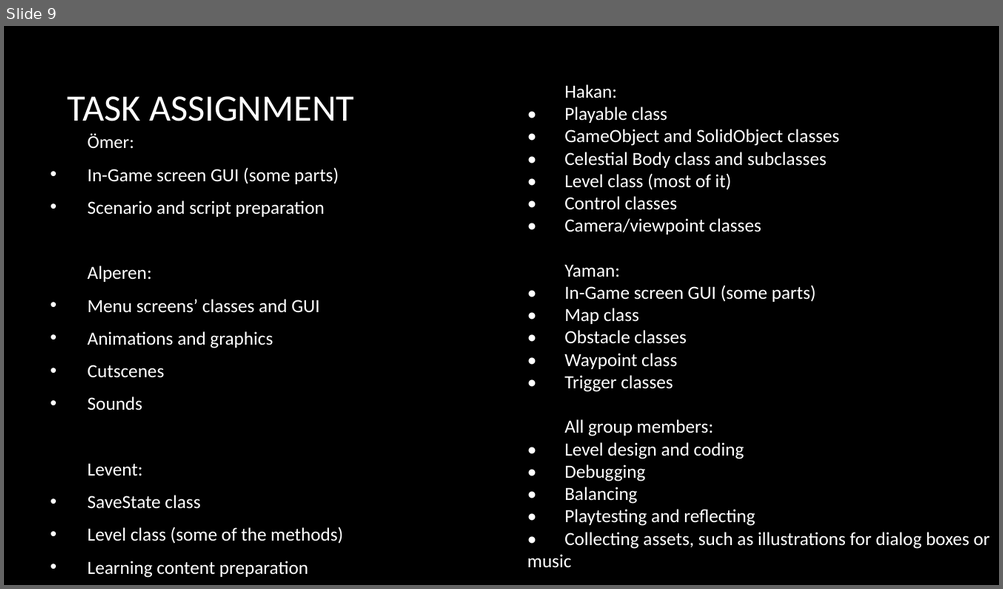
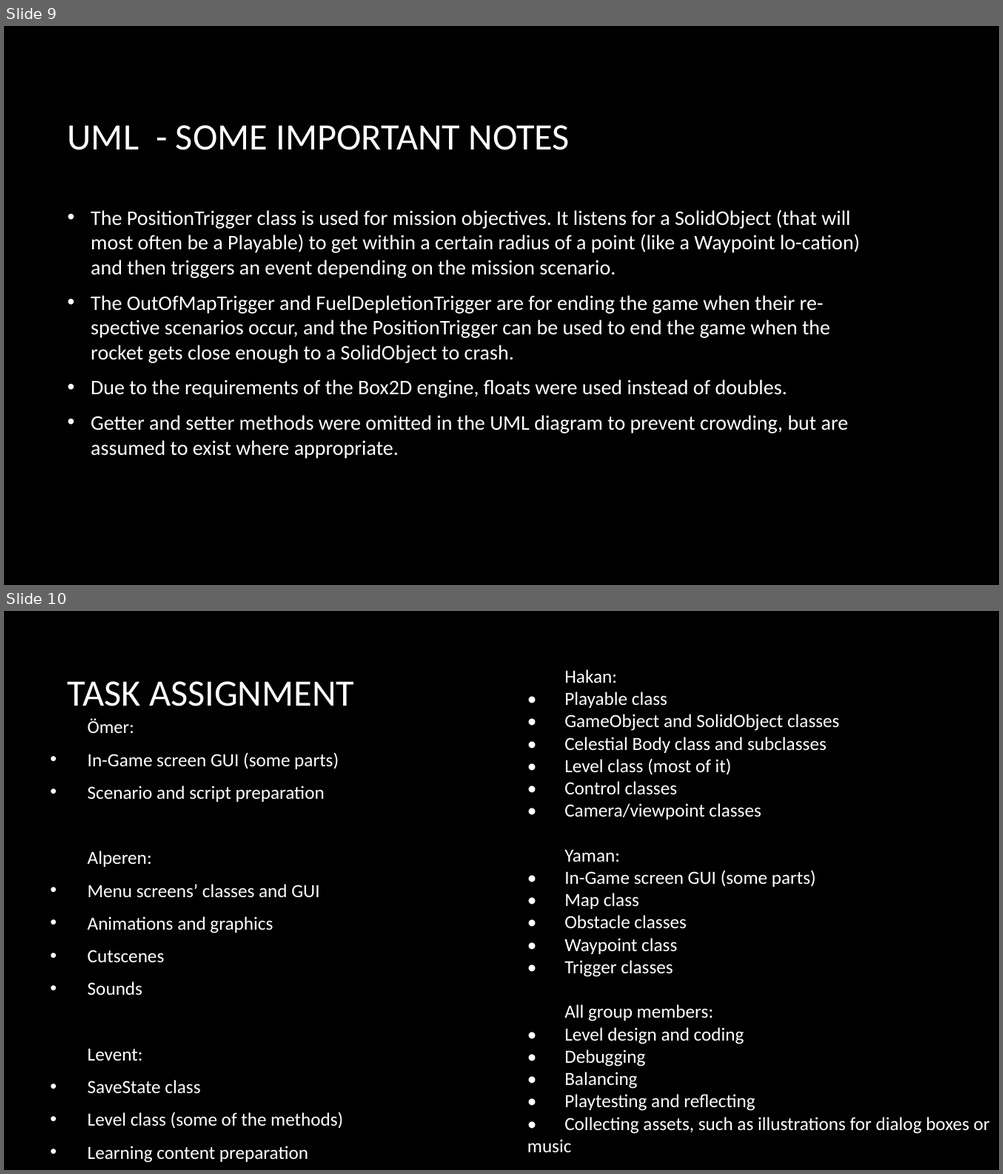
Before and after one commit to PythEch/rocketgame, a slide deck: Documents/DetailedDesign Presentation.pptx. Shown one above the other, each under a label of ours: slide 9 before the commit, slides 9 and 10 after it. The pictures are 1003x589 and 1003x1174 pixels, drawn with LibreOffice and Linux fonts; fonts in the diff are those of the drawing; background and template pictures are left out. Boxes give left, top, right and bottom in pixels: in the first picture for what was removed or moved away, otherwise in the second. Text is boxed around its words. In the diff, an @@ line names an element or a change of style, - is before the commit and + after.

```diff
--- a/Documents/DetailedDesign Presentation.pptx
+++ b/Documents/DetailedDesign Presentation.pptx
@@ slide 9 added at <box>4,26,999,585</box>, background picture (left out) @@
@@ title added at <box>68,125,569,150</box>, 36 pt, text #FFFFFF @@
+UML - SOME IMPORTANT NOTES
@@ text added at <box>91,210,859,459</box>, 20 pt, text #FFFFFF @@
+• The PositionTrigger class is used for mission objectives. It listens for a SolidObject (that will most often be a Playable) to get within a certain radius of a point (like a Waypoint lo-cation) and then triggers an event depending on the mission scenario.
+• The OutOfMapTrigger and FuelDepletionTrigger are for ending the game when their re-spective scenarios occur, and the PositionTrigger can be used to end the game when the rocket gets close enough to a SolidObject to crash.
+• Due to the requirements of the Box2D engine, floats were used instead of doubles.
+• Getter and setter methods were omitted in the UML diagram to prevent crowding, but are assumed to exist where appropriate.
@@ what was slide 9 is now slide 10 @@
```
Also in this commit, not shown: 7 slides changed, 1 other slide added, 1 slide removed.
